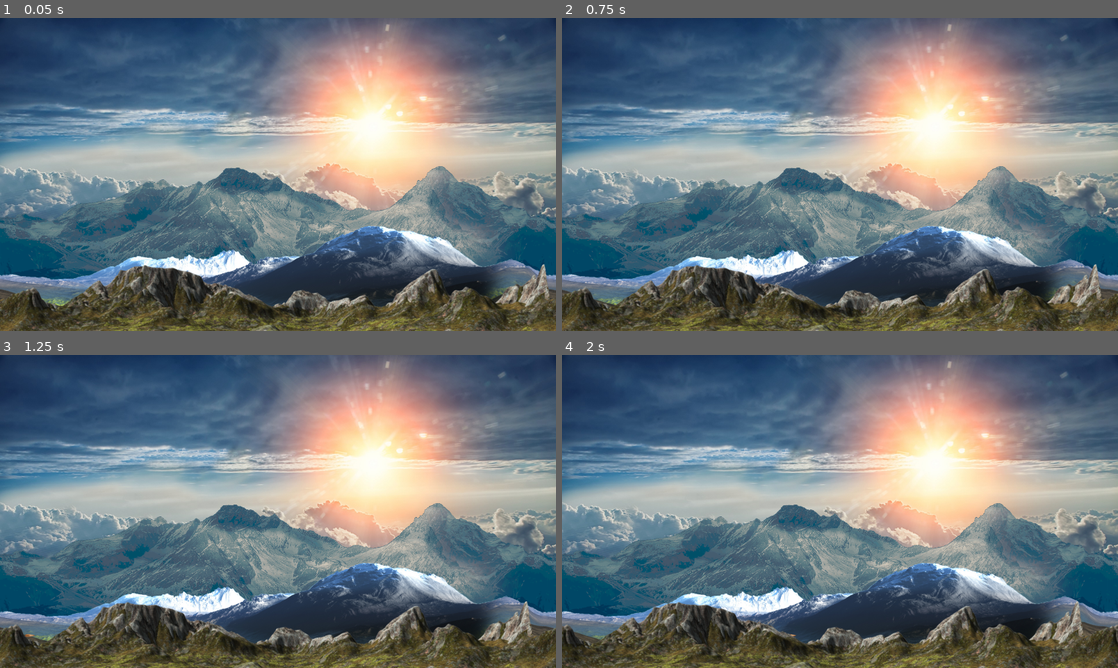
Above: before the commit, frames 1-4 (two rows, left to right).
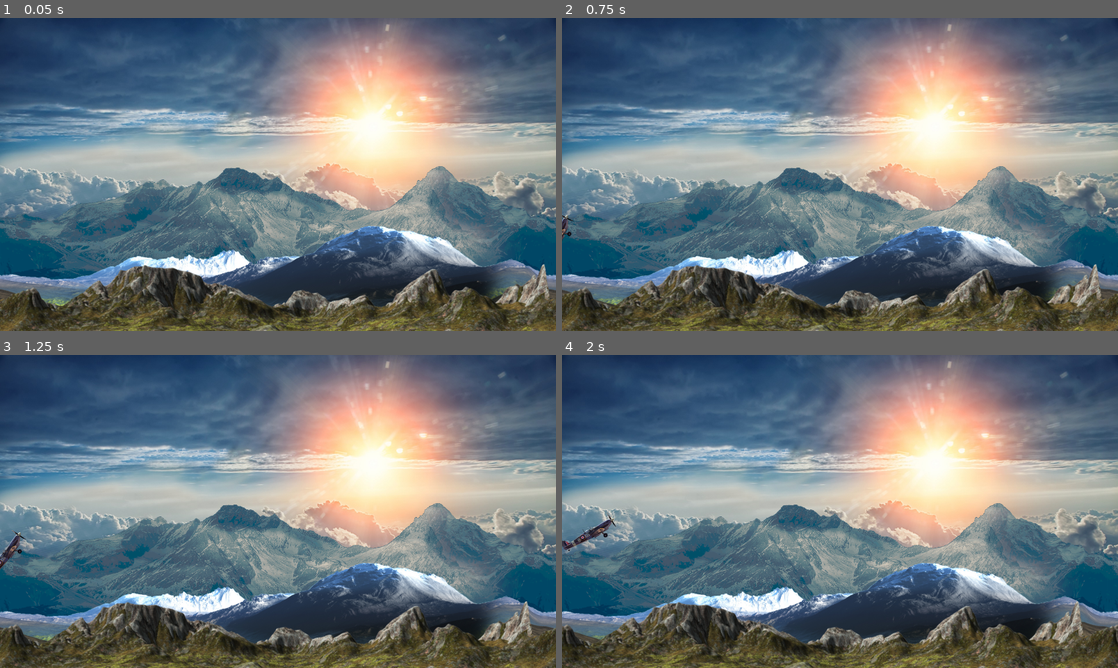
Above: after the commit, the same moments.

Repository: 7OneTwo/Godot-Fighter-Plane-Test
Game: Godot game, scene res://scenes/Game.tscn
Two runs of this game, one before a commit and one after it. Both use one fixed random seed, a clock stepped at 60 frames per second and the inputs below. Sound files missing from this copy of the repository are replaced by a short silence.
Inputs:
- Up to frame 1 (0.05 s): no input
- Up to frame 2 (0.75 s): hold Right (move_right) from 0.53 s (still down); hold Space (fire) from 0.53 s (still down)
- Up to frame 3 (1.25 s): keep holding Right (move_right); keep holding Space (fire)
- Up to frame 4 (2 s): release Right (move_right) at 1.28 s; release Space (fire) at 1.28 s; hold Down (move_down) from 1.28 s (still down); tap ` (test) at 1.35 s

Frame 1 is identical in both runs. In frame 2, less than 0.1% of the frame differs, in the area x 0-2%, y 62-72%; in frame 3, 0.2%; in frame 4, 0.3%, in the area x 0-43%, y 50-90%.

Commit message:
WIP - intro

Diff:
--- a/scenes/Game.tscn
+++ b/scenes/Game.tscn
@@ -10,6 +10,12 @@
 [ext_resource type="Script" path="res://scripts/HitBox.gd" id="8_lw132"]
 [ext_resource type="Script" path="res://singletons/sound_manager/sound_queue.gd" id="9_hhyx4"]
 [ext_resource type="AudioStream" uid="uid://b6561183kvoy7" path="res://assets/audio/explosion.ogg" id="10_sc2kg"]
+
+[sub_resource type="Curve2D" id="Curve2D_d4jql"]
+_data = {
+"points": PackedVector2Array(-129.373, 80.9574, 129.373, -80.9574, -209, 803, -400.025, 2.3811, 400.025, -2.3811, 244, 484)
+}
+point_count = 2
 
 [sub_resource type="RectangleShape2D" id="RectangleShape2D_j4r0l"]
 size = Vector2(1923, 58)
@@ -45,8 +51,18 @@
 offset_bottom = 1080.0
 texture = ExtResource("3_3v2r8")
 
-[node name="Player" parent="ParallaxBackground" instance=ExtResource("6_fiq7g")]
-position = Vector2(-106, 964)
+[node name="Path2D" type="Path2D" parent="ParallaxBackground"]
+position = Vector2(107, 82)
+curve = SubResource("Curve2D_d4jql")
+
+[node name="PathFollow2D" type="PathFollow2D" parent="ParallaxBackground/Path2D"]
+position = Vector2(-209, 803)
+rotation = -0.559151
+loop = false
+
+[node name="Player" parent="ParallaxBackground/Path2D/PathFollow2D" instance=ExtResource("6_fiq7g")]
+position = Vector2(-0.475677, -0.879669)
+scale = Vector2(1, 1)
 
 [node name="Bullets" type="Node2D" parent="ParallaxBackground"]
 
@@ -112,8 +128,8 @@
 [node name="EnemyTimer" type="Timer" parent="."]
 wait_time = 2.0
 
-[connection signal="explode" from="ParallaxBackground/Player" to="." method="_on_player_explode"]
-[connection signal="game_over" from="ParallaxBackground/Player" to="." method="_on_player_game_over"]
-[connection signal="shoot" from="ParallaxBackground/Player" to="." method="_on_player_shoot"]
+[connection signal="explode" from="ParallaxBackground/Path2D/PathFollow2D/Player" to="." method="_on_player_explode"]
+[connection signal="game_over" from="ParallaxBackground/Path2D/PathFollow2D/Player" to="." method="_on_player_game_over"]
+[connection signal="shoot" from="ParallaxBackground/Path2D/PathFollow2D/Player" to="." method="_on_player_shoot"]
 [connection signal="timeout" from="StartTimer" to="." method="_on_start_timer_timeout"]
 [connection signal="timeout" from="EnemyTimer" to="." method="_on_enemy_timer_timeout"]
--- a/scripts/Player.gd
+++ b/scripts/Player.gd
@@ -32,15 +32,26 @@
 var bullet_scene = preload("res://scenes/bullet.tscn")
 var explosion_scene = preload("res://scenes/Explosion.tscn")
 
+var is_game_start: bool
 var bullet_count: int
 var going_down: bool
+var intro_speed: float = 200
 
 func _ready() -> void:
+	is_game_start = true
 	bullet_count = jam_count
 	going_down = false;
 
 
 func _process(delta: float) -> void:
+	if is_game_start:
+		get_parent().set_progress(get_parent().get_progress() + intro_speed * delta)
+		intro_speed -= 0.55
+		if get_parent().get_progress_ratio() == 1:
+			is_game_start = false
+		else:
+			return
+
 	if going_down: return
 
 	if Input.is_action_just_pressed("test"):
@@ -65,6 +76,8 @@
 
 
 func _physics_process(delta) -> void:
+	if is_game_start: return
+
 	var input_dir := Input.get_vector("move_left", "move_right", "move_up", "move_down") if !going_down else Vector2(0, 1)
 	var direction := Vector2(input_dir.x, input_dir.y).normalized()
 
@@ -118,6 +131,8 @@
 
 
 func _on_visible_on_screen_notifier_2d_screen_exited() -> void:
+	if is_game_start: return
+
 	explode_plane()
 	queue_free()
 
Not shown: 1 places in scenes/Game.tscn that only renumber resources
